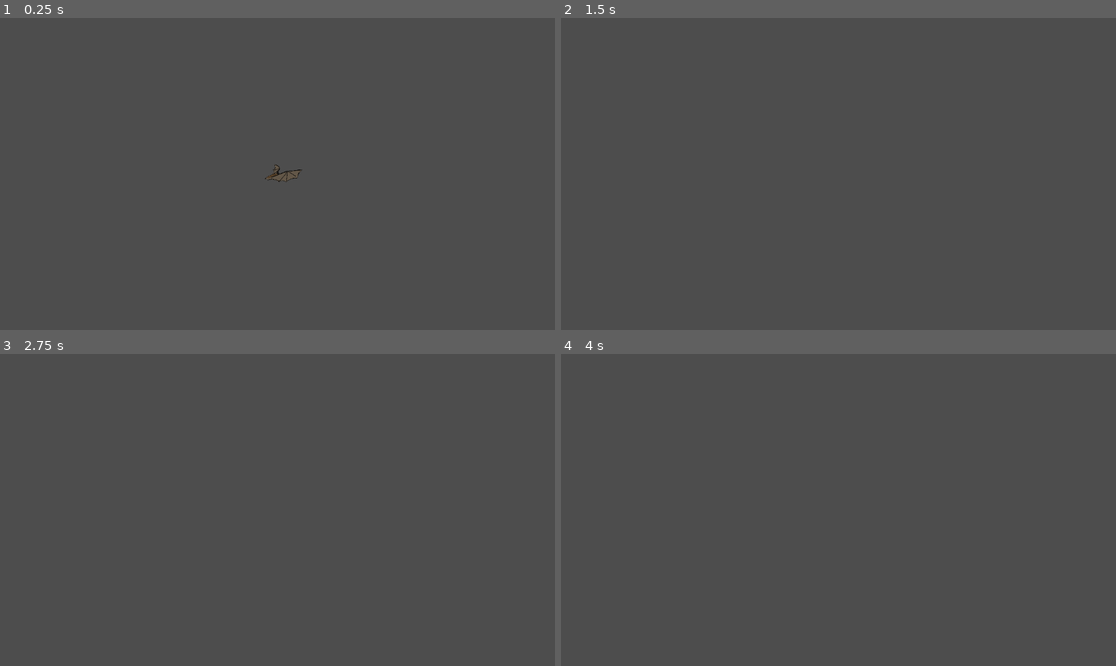
Above: before the commit, frames 1-4 (two rows, left to right).
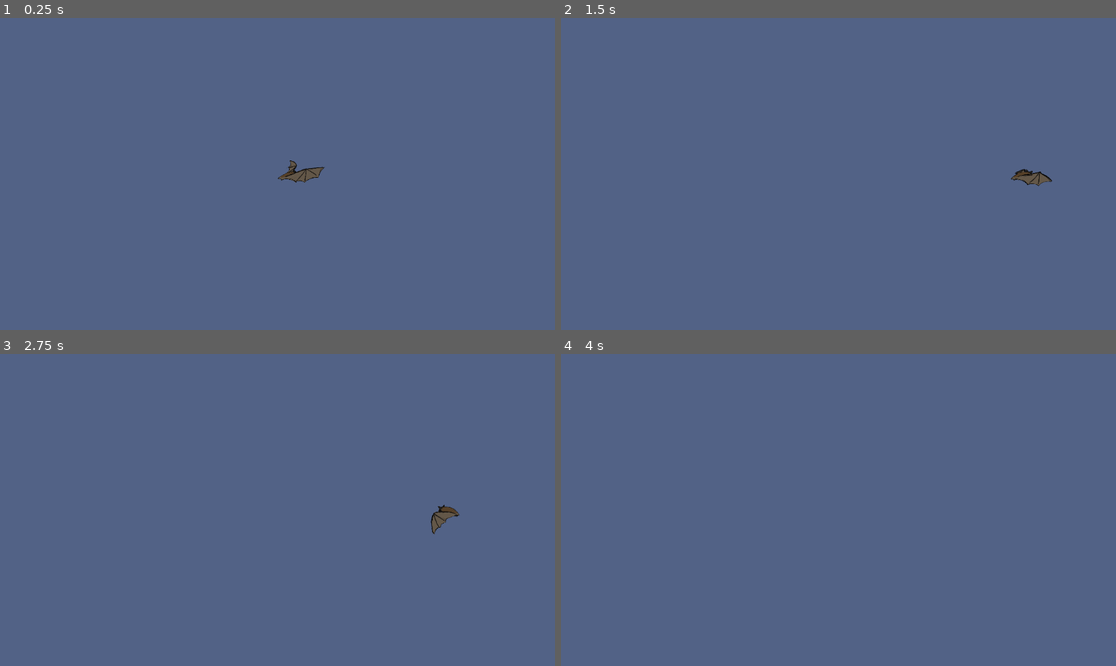
Above: after the commit, the same moments.

Repository: yumejensen/game-off-2025-repository
Game: Godot game, scene res://scenes/game.tscn
The game is run twice, just before and just after one commit, with the same random seed, the same clock (stepped at 60 frames per second) and the same inputs.
Inputs:
- Up to frame 1 (0.25 s): no input
- Up to frame 2 (1.5 s): tap Enter (ui_accept) at 0.5, 0.6, 0.77, 1.07, 1.35 s; hold Right (ui_right) from 0.53 s (still down)
- Up to frame 3 (2.75 s): tap Enter (ui_accept) at 1.52, 1.82, 2.1 s; release Right (ui_right) at 2.03 s; hold Left (ui_left) from 2.03 s (still down)
- Up to frame 4 (4 s): release Left (ui_left) at 2.78 s; hold Right (ui_right) from 2.78 s (still down); tap Enter (ui_accept) at 2.85, 3.02, 3.32, 3.6, 3.77 s

The runs differ from the first frame. In frame 1, 100% of the frame differs, in the area x 0-100%, y 0-100%; in frame 2, 100%; in frame 3, 100%; in frame 4, 100%.

Commit message:
Added 8 way movement and sprite flip to bat, changed default bg color to bluish grey

Diff:
--- a/assets/scripts/bat.gd
+++ b/assets/scripts/bat.gd
@@ -1,25 +1,24 @@
 extends CharacterBody2D
 
+# movement speed
+@export var speed = 750
 
-const SPEED = 300.0
-const JUMP_VELOCITY = -400.0
+# function to receive input - 8 way movement
+func get_input():
+	var input_direction = Input.get_vector("left", "right", "up", "down")
+	velocity = input_direction * speed
 
+# set a variable for the animated sprite (got by holding control and drag)
+@onready var animated_sprite: AnimatedSprite2D = $AnimatedSprite2D
 
 func _physics_process(delta: float) -> void:
-	# Add the gravity.
-	if not is_on_floor():
-		velocity += get_gravity() * delta
+	get_input()
+	move_and_slide()
 
-	# Handle jump.
-	if Input.is_action_just_pressed("ui_accept") and is_on_floor():
-		velocity.y = JUMP_VELOCITY
-
-	# Get the input direction and handle the movement/deceleration.
-	# As good practice, you should replace UI actions with custom gameplay actions.
-	var direction := Input.get_axis("ui_left", "ui_right")
-	if direction:
-		velocity.x = direction * SPEED
-	else:
-		velocity.x = move_toward(velocity.x, 0, SPEED)
-
-	move_and_slide()
+	# set a variable to get right or left
+	var direction = Input.get_axis("left", "right")
+	# flip the sprite left or right based on direction
+	if direction > 0:
+		animated_sprite.flip_h = false
+	elif direction < 0:
+		animated_sprite.flip_h = true
--- a/project.godot
+++ b/project.godot
@@ -14,3 +14,40 @@
 run/main_scene="uid://chxqbi87rn3u6"
 config/features=PackedStringArray("4.5", "Forward Plus")
 config/icon="res://icon.svg"
+
+[input]
+
+left={
+"deadzone": 0.2,
+"events": [Object(InputEventKey,"resource_local_to_scene":false,"resource_name":"","device":-1,"window_id":0,"alt_pressed":false,"shift_pressed":false,"ctrl_pressed":false,"meta_pressed":false,"pressed":false,"keycode":0,"physical_keycode":65,"key_label":0,"unicode":97,"location":0,"echo":false,"script":null)
+, Object(InputEventKey,"resource_local_to_scene":false,"resource_name":"","device":-1,"window_id":0,"alt_pressed":false,"shift_pressed":false,"ctrl_pressed":false,"meta_pressed":false,"pressed":false,"keycode":0,"physical_keycode":4194319,"key_label":0,"unicode":0,"location":0,"echo":false,"script":null)
+]
+}
+right={
+"deadzone": 0.2,
+"events": [Object(InputEventKey,"resource_local_to_scene":false,"resource_name":"","device":-1,"window_id":0,"alt_pressed":false,"shift_pressed":false,"ctrl_pressed":false,"meta_pressed":false,"pressed":false,"keycode":0,"physical_keycode":68,"key_label":0,"unicode":100,"location":0,"echo":false,"script":null)
+, Object(InputEventKey,"resource_local_to_scene":false,"resource_name":"","device":-1,"window_id":0,"alt_pressed":false,"shift_pressed":false,"ctrl_pressed":false,"meta_pressed":false,"pressed":false,"keycode":0,"physical_keycode":4194321,"key_label":0,"unicode":0,"location":0,"echo":false,"script":null)
+]
+}
+up={
+"deadzone": 0.2,
+"events": [Object(InputEventKey,"resource_local_to_scene":false,"resource_name":"","device":-1,"window_id":0,"alt_pressed":false,"shift_pressed":false,"ctrl_pressed":false,"meta_pressed":false,"pressed":false,"keycode":0,"physical_keycode":87,"key_label":0,"unicode":119,"location":0,"echo":false,"script":null)
+, Object(InputEventKey,"resource_local_to_scene":false,"resource_name":"","device":-1,"window_id":0,"alt_pressed":false,"shift_pressed":false,"ctrl_pressed":false,"meta_pressed":false,"pressed":false,"keycode":0,"physical_keycode":4194320,"key_label":0,"unicode":0,"location":0,"echo":false,"script":null)
+]
+}
+down={
+"deadzone": 0.2,
+"events": [Object(InputEventKey,"resource_local_to_scene":false,"resource_name":"","device":-1,"window_id":0,"alt_pressed":false,"shift_pressed":false,"ctrl_pressed":false,"meta_pressed":false,"pressed":false,"keycode":0,"physical_keycode":83,"key_label":0,"unicode":115,"location":0,"echo":false,"script":null)
+, Object(InputEventKey,"resource_local_to_scene":false,"resource_name":"","device":-1,"window_id":0,"alt_pressed":false,"shift_pressed":false,"ctrl_pressed":false,"meta_pressed":false,"pressed":false,"keycode":0,"physical_keycode":4194322,"key_label":0,"unicode":0,"location":0,"echo":false,"script":null)
+]
+}
+shoot={
+"deadzone": 0.2,
+"events": [Object(InputEventMouseButton,"resource_local_to_scene":false,"resource_name":"","device":-1,"window_id":0,"alt_pressed":false,"shift_pressed":false,"ctrl_pressed":false,"meta_pressed":false,"button_mask":1,"position":Vector2(61, 17),"global_position":Vector2(70, 65),"factor":1.0,"button_index":1,"canceled":false,"pressed":true,"double_click":false,"script":null)
+, Object(InputEventKey,"resource_local_to_scene":false,"resource_name":"","device":-1,"window_id":0,"alt_pressed":false,"shift_pressed":false,"ctrl_pressed":false,"meta_pressed":false,"pressed":false,"keycode":0,"physical_keycode":32,"key_label":0,"unicode":32,"location":0,"echo":false,"script":null)
+]
+}
+
+[rendering]
+
+environment/defaults/default_clear_color=Color(0.31976378, 0.3835879, 0.5270848, 1)
--- a/scenes/game.tscn
+++ b/scenes/game.tscn
@@ -6,7 +6,7 @@
 
 [node name="bat" parent="." instance=ExtResource("1_uwrxv")]
 position = Vector2(-650, -300)
-scale = Vector2(0.4, 0.4)
+scale = Vector2(0.5, 0.5)
 
 [node name="Camera2D" type="Camera2D" parent="."]
 position = Vector2(-380, -184)
